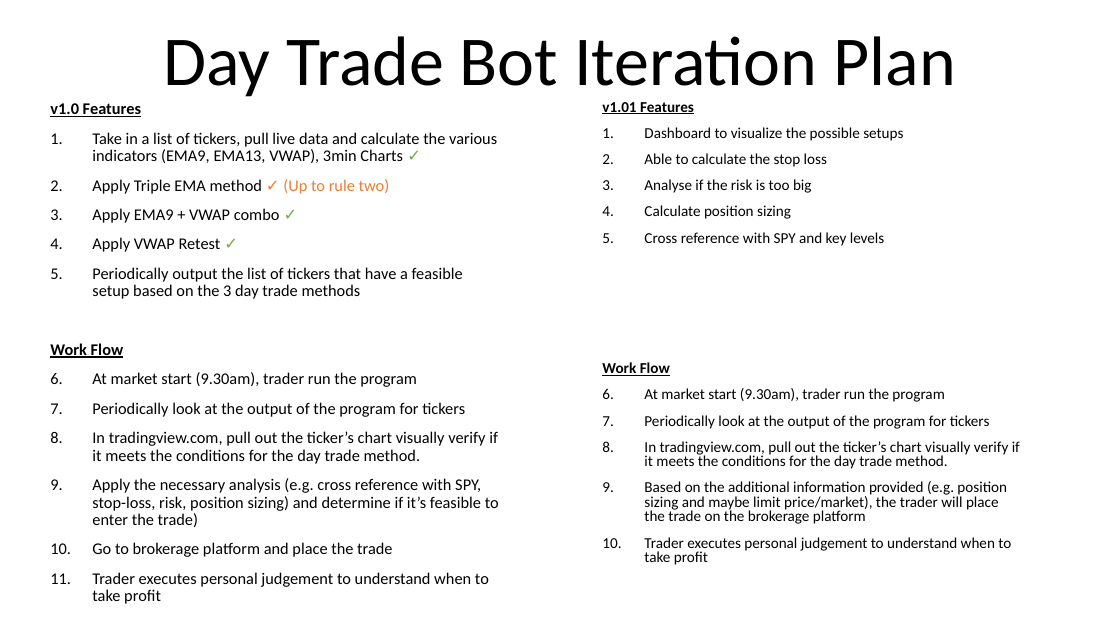
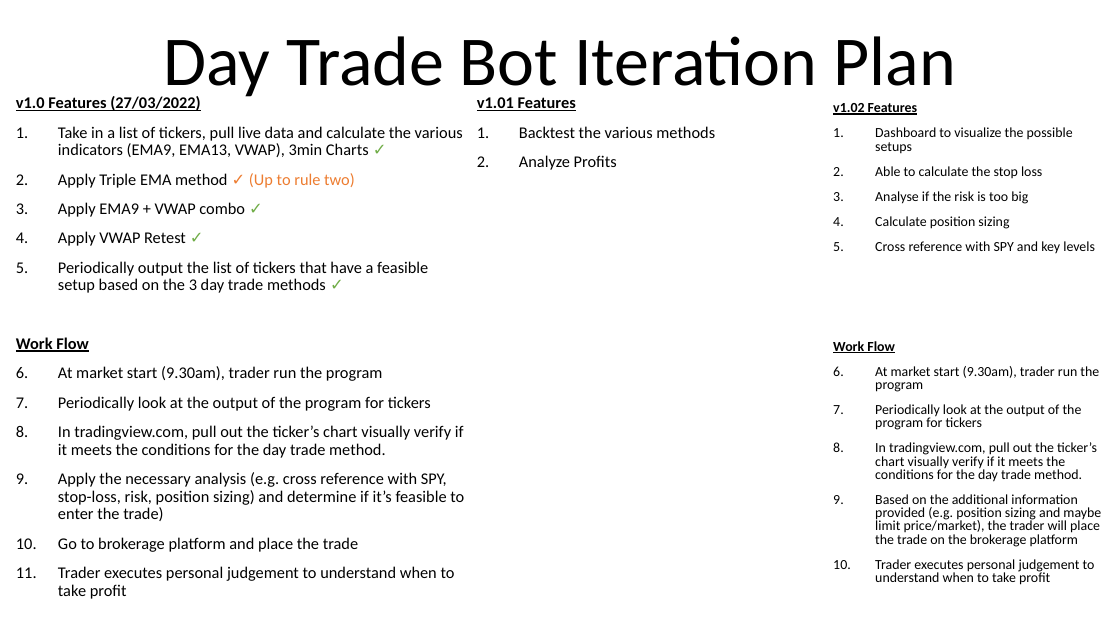
Before and after one commit to rogersct/Trade-Bot, a slide deck: slide 2 of Trade Bot.pptx. Drawn at 1120x630 pixels with LibreOffice and Linux fonts; fonts in the diff are those of the drawing. Boxes give left, top, right and bottom in pixels: in the first picture for what was removed or moved away, otherwise in the second. Text is boxed around its words. In the diff, an @@ line names an element or a change of style, - is before the commit and + after.

Commit message:
Live strategy works. Will wait for next interval before running strategy again. Have to take decision do you want the problem to run through from 9.30 start or jump to last.

```diff
--- a/Trade Bot.pptx
+++ b/Trade Bot.pptx
@@ subtitle "v1.0 Features (27/03/2022)": place and size @@
-subtitle "v1.0 Features (27/03/2022)" at box(50, 103, 499, 604)
+subtitle "v1.0 Features (27/03/2022)" at box(16, 96, 464, 599)
@@ subtitle at box(16, 96, 201, 111): text changed @@
-v1.0 Features
+v1.0 Features (27/03/2022)
@@ text added at box(477, 97, 715, 170), 14 pt, text #000000 @@
+v1.01 Features
+1. Backtest the various methods
+2. Analyze Profits
@@ text "v1.02 Features": place and size @@
-text "v1.02 Features" at box(602, 102, 1020, 565)
+text "v1.02 Features" at box(833, 103, 1101, 585)
@@ text at box(833, 103, 917, 115): text changed; size 12.9 to 11.9 pt @@
-v1.01 Features
+v1.02 Features
@@ text at box(833, 127, 1101, 585): size 12.9 to 11.9 pt @@
@@ subtitle at box(58, 261, 428, 293): text changed @@
-5. Periodically output the list of tickers that have a feasible setup based on the 3 day trade methods
+5. Periodically output the list of tickers that have a feasible setup based on the 3 day trade methods ✓
```
Also in this commit, not shown: 1 slide added, 1 other file.
